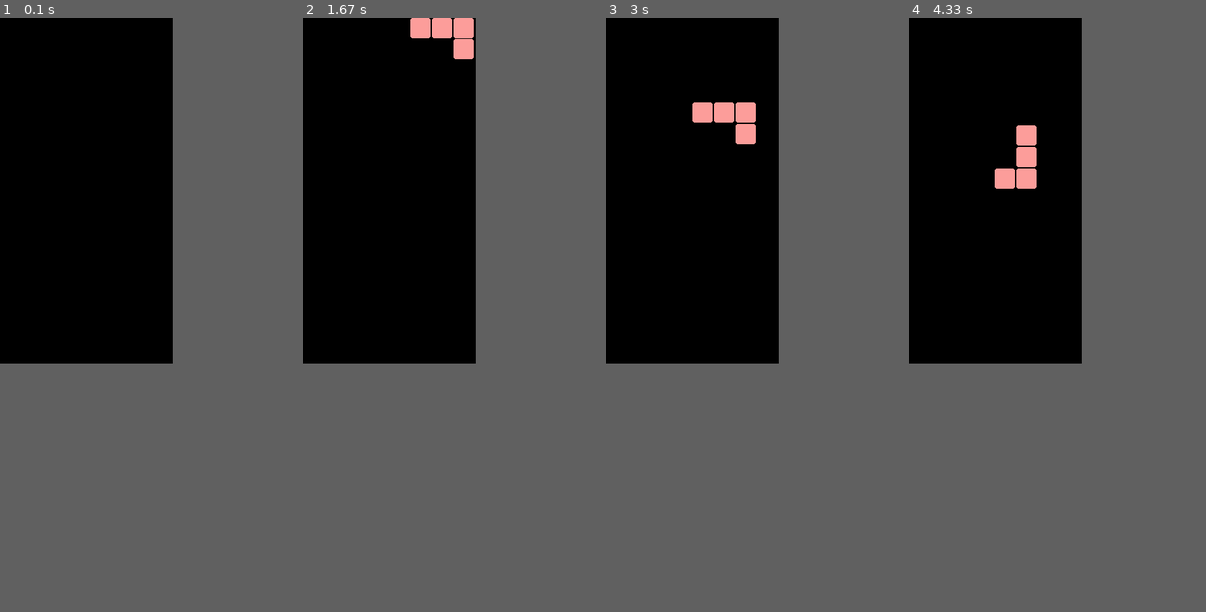
Above: before the commit, frames 1-4 (left to right).
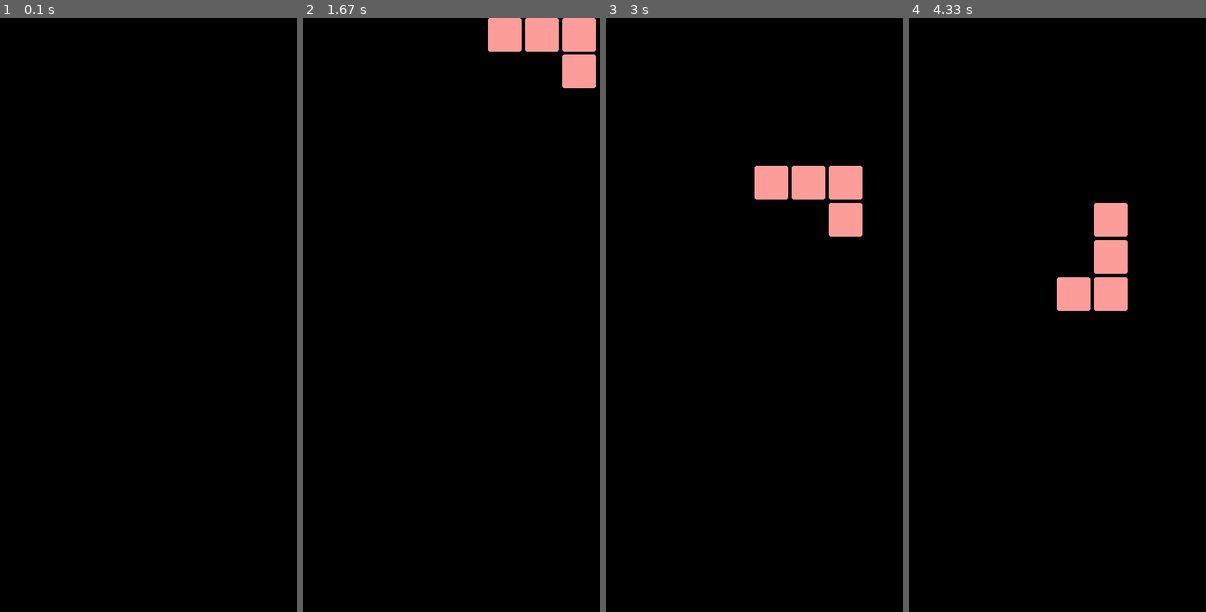
Above: after the commit, the same moments.

Repository: mrcl/tetris-pygame
Game: pygame game, started from src/main.py
Same seed, same stepped clock (60 frames per second), same inputs: the game is played once before the commit and once after it.
Inputs:
- Up to frame 1 (0.1 s): no input
- Up to frame 2 (1.67 s): hold R 0.33-0.8 s; hold Right 0.33-0.8 s; hold Right 0.83-1.3 s; hold Up 1.33-1.63 s
- Up to frame 3 (3 s): hold Left 2.17-2.7 s; hold Down from 2.73 s (still down)
- Up to frame 4 (4.33 s): release Down at 3.03 s; hold Left 3.07-3.47 s; hold Up 3.5-3.87 s; hold Right from 3.9 s (still down)
The window is 256x512 before the commit and 440x880 after it. Grey fills any space a smaller window leaves; there, only what the larger window draws over its background counts as a difference.

The runs differ from the first frame. In frame 1, only the window size differs. In frame 2, 3.5% of the frame differs, in the area x 36-99%, y 0-12%; in frame 3, 3.5%; in frame 4, 3.5%.

Commit message:
- Added pygbag to the dependencies - Made main loop async - Adjusted padding parameters to be a percentage of block_size

Diff:
--- a/pyproject.toml
+++ b/pyproject.toml
@@ -8,6 +8,7 @@
 python = "^3.9"
 pygame = "2.3.0"
 ipython = "^7.28.0"
+pygbag = "^0.7.1"
 
 [tool.poetry.dev-dependencies]
 ipython = "^7.28.0"
--- a/src/main.py
+++ b/src/main.py
@@ -1,8 +1,9 @@
+import asyncio
 import pygame
 from tetris_board import TetrisBoard, REMOVE_COMPLETED_EVENT
 
 
-def main() -> None:
+async def main() -> None:
     # Initializing Pygame
     pygame.init()
     clock = pygame.time.Clock()
@@ -15,6 +16,8 @@
 
     while running:
         clock.tick(240)
+        await asyncio.sleep(0)  # Very important, and keep it 0
+
         for event in pygame.event.get():
             # Did the user hit a key?
 
@@ -36,4 +39,4 @@
 
 
 if __name__ == '__main__':
-    main()
+    asyncio.run(main())
--- a/src/tetris_blocks.py
+++ b/src/tetris_blocks.py
@@ -46,7 +46,7 @@
         self.depth_target += 1
 
     def animate_pos(self) -> None :
-        p = 1/8.
+        p = 1/5.
         self.x += p * (self.x_target - self.x)
         self.depth += p * (self.depth_target - self.depth)
 
--- a/src/tetris_board.py
+++ b/src/tetris_board.py
@@ -16,8 +16,8 @@
         self._n_rows: int = n_rows
         self._board = None
         self.reset_board()
-        self.block_size: int = 30
-        self.padding: int = 1
+        self.block_size: int = 50
+        self.padding: int = 0.05 * self.block_size
         self.padded_block: int = (self.block_size + 2 * self.padding)
         self.surface: pygame.Surface = pygame.display.set_mode((self._n_cols * self.padded_block, self._n_rows * self.padded_block))
 
Not shown, changed: .gitignore
Not shown, changed: poetry.lock
